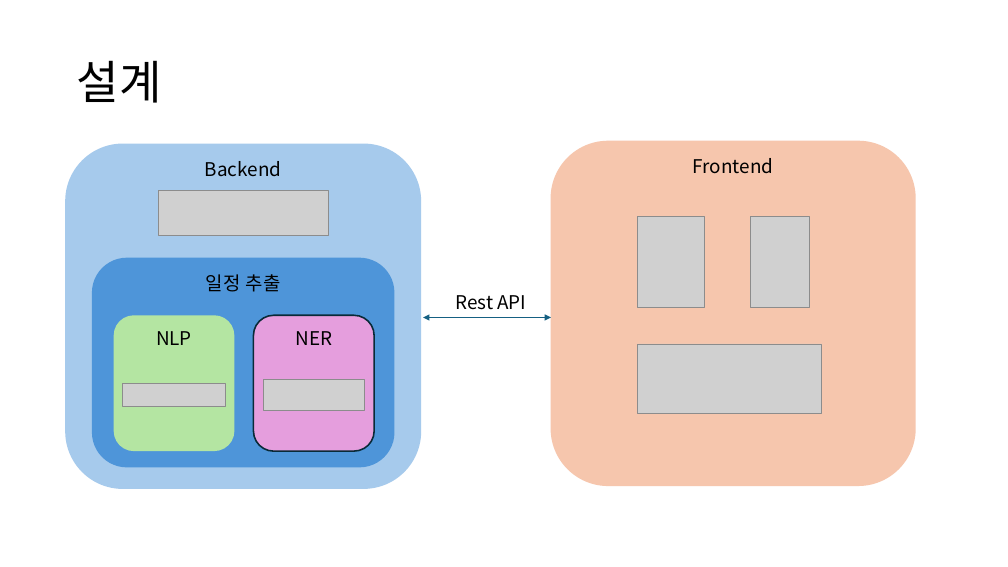
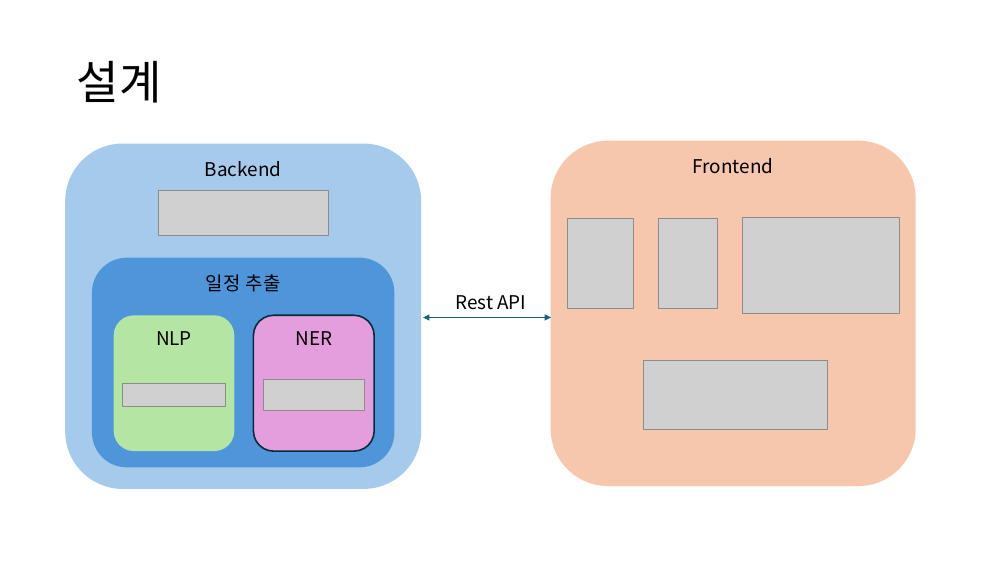
Before and after one commit to ha-taeyeong/HallymHackathon, a slide deck: slide 4 of docs/해커톤 대회.pptx. Drawn at 1008x567 pixels with LibreOffice and Linux fonts; fonts in the diff are those of the drawing; grey boxes stand for pictures. Boxes give left, top, right and bottom in pixels: in the first picture for what was removed or moved away, otherwise in the second. Text is boxed around its words. In the diff, an @@ line names an element or a change of style, - is before the commit and + after.

Commit message:
Add Hackathon presentation pptx file

```diff
--- a/docs/해커톤 대회.pptx
+++ b/docs/해커톤 대회.pptx
@@ picture: place and size @@
-picture at <box>637,217,704,307</box>
+picture at <box>567,218,634,308</box>
@@ picture: place and size @@
-picture at <box>751,217,811,307</box>
+picture at <box>659,218,718,308</box>
@@ picture added at <box>743,217,900,314</box> @@
@@ picture: place and size @@
-picture at <box>637,344,822,414</box>
+picture at <box>644,360,828,430</box>
```
